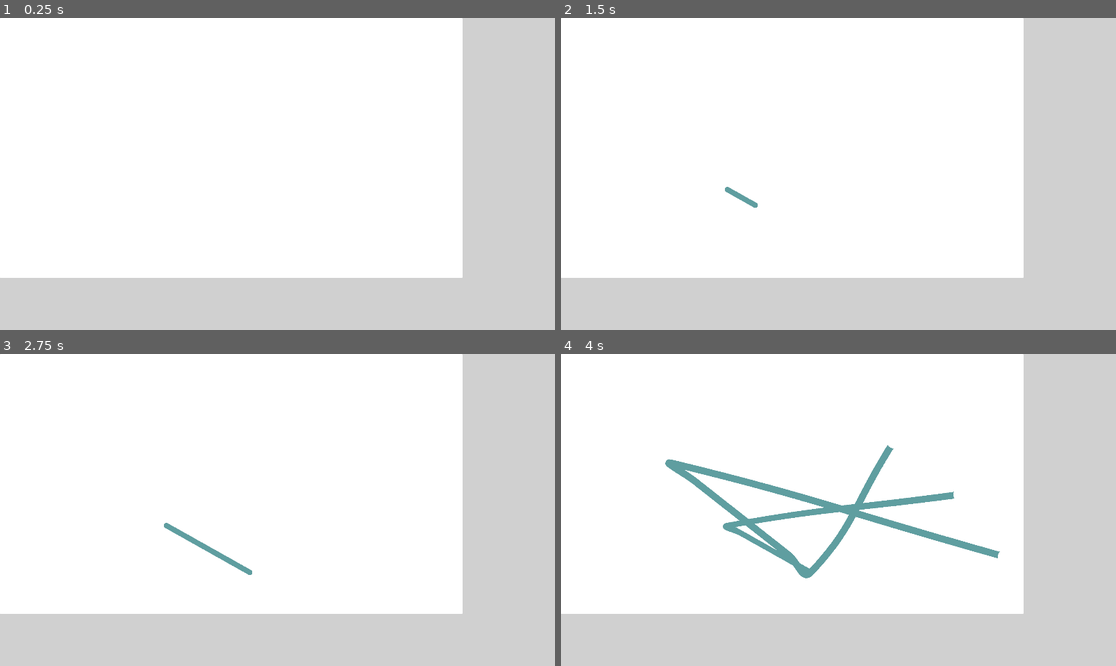
Above: before the commit, frames 1-4 (two rows, left to right).
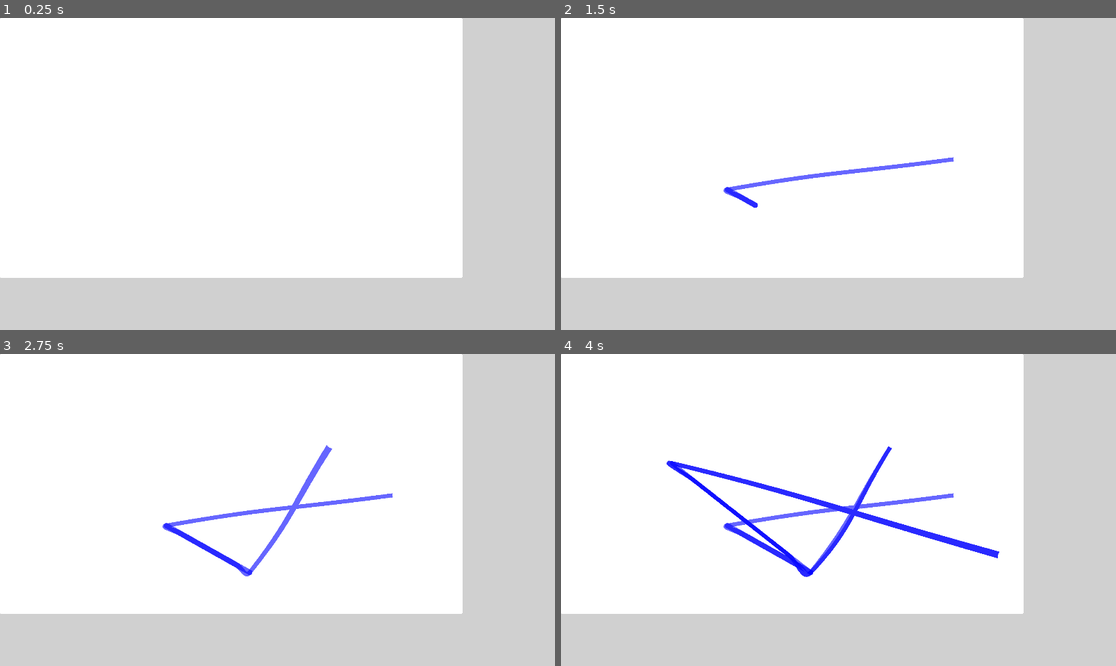
Above: after the commit, the same moments.

Repository: toucam87/FractaDoodle
Game: Godot game, scene res://Scenes/world.tscn
The game is run twice, just before and just after one commit, with the same random seed, the same clock (stepped at 60 frames per second) and the same inputs.
Inputs (mouse positions are in pixels of both pictures, inside the frame that each line leads up to):
- Up to frame 1 (0.25 s): no input
- Up to frame 2 (1.5 s): tap Enter at 0.5 s; move the mouse to (960, 158) at 0.52 s; press the mouse at (960, 158) at 0.53 s; right-click (960, 158) at 0.8 s; release the mouse at (960, 158) at 1.25 s; tap Space at 1.25 s; drag from (727, 189) to (810, 236) at 1.27 s
- Up to frame 3 (2.75 s): tap Enter at 2 s; move the mouse to (333, 441) at 2.02 s; press the mouse at (333, 441) at 2.03 s; right-click (333, 441) at 2.3 s
- Up to frame 4 (4 s): release the mouse at (894, 441) at 2.75 s; tap Space at 2.75 s; drag from (810, 572) to (672, 463) at 2.77 s; tap Enter at 3.5 s; move the mouse to (1005, 556) at 3.52 s; press the mouse at (1005, 556) at 3.53 s; right-click (1005, 556) at 3.8 s

The runs differ from the first frame. In frame 1, less than 0.1% of the frame differs, in the area x 0-84%, y 0-84%; in frame 2, 0.7%; in frame 3, 1.4%; in frame 4, 3.7%.
Error before the commit: Invalid assignment of property or key 'is_painting' with value of type 'bool' on a base object of type 'Nil'. (res://Scenes/Drawing.gd:17)
Error after the commit: Invalid assignment of property or key 'is_painting' with value of type 'bool' on a base object of type 'Nil'. (res://Scenes/Stroke/Drawing.gd:17)

Commit message:
v0.3 complete drawing tool
I completed the drawing tool which varies with velocity, removed all the bugs I could find (still experienced a crash one time but couldn't replicate it, and tried to make it more safe in the draw function), implemented opacity per stroke (by having a subviewport for each stroke), removed the gray outline from eraser (by removing antialiasing form eraser tool) and fixed the not true white issue that was due to a modulate not being at 100%

Diff:
--- a/Scenes/Drawing.gd
+++ b/Scenes/Stroke/Drawing.gd
@@ -1,7 +1,7 @@
 extends Node2D
 
 
-var stroke_packed_scene = preload("res://Scenes/stroke.tscn")
+var stroke_packed_scene = preload("res://Scenes/Stroke/stroke.tscn")
 var new_stroke : Stroke
 
 
@@ -10,7 +10,7 @@
 		new_stroke = stroke_packed_scene.instantiate() as Stroke
 		add_child(new_stroke)
 		new_stroke.name = "stroke "
-		new_stroke.configurate(Color.CADET_BLUE, 12.0, 1.0)
+		new_stroke.configurate(Color.BLUE, 12.0, 0.6)
 
 
 	if event.is_action_released("left click"):
@@ -22,7 +22,7 @@
 		new_stroke = stroke_packed_scene.instantiate() as Stroke
 		add_child(new_stroke)
 		new_stroke.name = "erase stroke "
-		new_stroke.configurate(Color.WHITE, 25.0, 1.0)
+		new_stroke.configurate(Color(1.0, 1.0, 1.0), 25.0, 1.0, false)
 
 
 	if event.is_action_released("right click"):
--- /dev/null
+++ b/Scenes/Stroke/Graphics.gd
@@ -0,0 +1,13 @@
+extends Node2D
+
+
+@onready var stroke: Stroke = $"../../.."
+
+
+
+func _draw() -> void:
+	#drawing circles with varying thicknesses
+	for i in stroke.points_to_draw.size():
+		#things used to get out of bound, I'm adding this as a safeguard
+		if stroke.varying_thicknesses.has(stroke.points_to_draw[i]):
+			draw_circle(stroke.points_to_draw[i], stroke.varying_thicknesses[stroke.points_to_draw[i]], stroke.color)
--- /dev/null
+++ b/Scenes/Stroke/stroke.gd
@@ -0,0 +1,160 @@
+extends Node2D
+class_name Stroke
+
+@onready var graphics: Node2D = $"Stroke Subviewport Container/SubViewport/Graphics"
+@onready var stroke_subviewport_container: SubViewportContainer = $"Stroke Subviewport Container"
+@onready var sub_viewport: SubViewport = $"Stroke Subviewport Container/SubViewport"
+
+
+var control_points : PackedVector2Array
+@export var curve : Curve2D
+var points_to_draw : PackedVector2Array
+var color = Color.BLACK
+var thickness = 2
+#TODO have this opacity have an effect
+var opacity = 1.0
+var is_painting = true
+var varying_thicknesses := {}
+var max_velocity = 500.0
+var min_thickness_percent = 0.6
+
+func _ready() -> void:
+	curve = Curve2D.new()
+
+
+func configurate(_color : Color, _thickness : float, _opacity : float, _antialias : bool = true):
+	thickness = _thickness
+	color = _color
+	opacity = _opacity
+	stroke_subviewport_container.modulate.a = opacity
+	control_points.append(Mouse.mouse_pos)
+	calculate_bezier_curve()
+	if _antialias == false:
+		sub_viewport.set_msaa_2d(0)
+
+
+
+
+func _input(event: InputEvent) -> void:
+	if (Mouse.left_click_pressed or Mouse.right_click_pressed) and is_painting:
+			control_points.append(Mouse.mouse_pos)
+			calculate_bezier_curve()
+			graphics.queue_redraw()
+
+
+#func _draw() -> void:
+	##drawing circles with varying thicknesses
+	#for i in points_to_draw.size():
+		#draw_circle(points_to_draw[i], varying_thicknesses[points_to_draw[i]], color)
+#
+	## drawing just the control points
+	##for i in control_points.size():
+		##draw_circle(control_points[i], varying_thicknesses[control_points[i]], Color.BLACK)
+	#
+
+
+
+#func calculate_bezier_curve():
+	##reinitialize the curve and the thicknesses since this is going to be called every frame when the mouse is moving
+	#curve.clear_points()
+	#varying_thicknesses.clear()
+	##fill in the control points in the curve
+	#for i in control_points.size():
+		#curve.add_point(control_points[i])
+		#print("control point index " + str(i))
+	##initialize the first and last point with the base thickness (in case there are fewer than 3 points total)
+	#varying_thicknesses[control_points[0]] = thickness
+	#varying_thicknesses[control_points[control_points.size() - 1]] = thickness
+	#
+	##in most cases there are more than 3 mouse points:
+	#if curve.point_count > 2:
+		##change the handles of the in between points
+		##to do this, I find the point right before and right after and create a vector between them.
+		##I then set the handle nodes to be proportional to the ratio of how far I am from the previous point and next point.
+		#for i in range(1, curve.point_count - 1):
+			#var from_previous_to_next = curve.get_point_position(i+1) - curve.get_point_position(i-1)
+			#var distance_to_previous = curve.get_point_position(i).distance_to(curve.get_point_position(i-1))
+			#var distance_to_next = curve.get_point_position(i).distance_to(curve.get_point_position(i+1))
+			#var ratio_to_previous = distance_to_previous / ( distance_to_previous + distance_to_next)
+			#var ratio_to_next = distance_to_next / ( distance_to_previous + distance_to_next)
+			#curve.set_point_in(i, - ratio_to_previous * from_previous_to_next / 2.0)
+			#curve.set_point_out(i, ratio_to_next * from_previous_to_next / 2.0)
+			##calculate varying thickness and store value in dictionary
+			#calculate_control_point_thickness(curve.get_point_position(i), distance_to_previous, distance_to_next)
+		##I recalculate the velocity for the first and last point, they don't have to be stuck at the max thickness.
+		#calculate_control_point_thickness(curve.get_point_position(0),
+		 #curve.get_point_position(0).distance_to(curve.get_point_position(1)),
+		 #curve.get_point_position(0).distance_to(curve.get_point_position(1)))
+		#calculate_control_point_thickness(curve.get_point_position(curve.point_count - 1),
+		 #curve.get_point_position(curve.point_count - 1).distance_to(curve.get_point_position(curve.point_count - 2)),
+		 #curve.get_point_position(curve.point_count - 1).distance_to(curve.get_point_position(curve.point_count - 2)))
+	##I linear extrapolate the thicknesses for the baked points in between the control points of the bezier curve
+	#extrapolate_control_points()
+
+#TODO optimize so it doesn't recalculate everything every frame, since it's laggy
+func calculate_bezier_curve():
+	#reinitialize the curve and the thicknesses since this is going to be called every frame when the mouse is moving
+	curve.clear_points()
+	varying_thicknesses.clear()
+	#initialize the bezier curve as the points of the mouse, without bezier in and out points
+	for i in control_points.size():
+		curve.add_point(control_points[i])
+		#print("control point index " + str(i))
+
+	#print("curve has " + str(curve.point_count) + " points")
+	for i in curve.point_count:
+		#first point
+		if i == 0:
+			#print("starting i == 0")
+			#if curve has more than 1 point, we calculate thickness based on distance to second point
+			if curve.point_count > 1:
+				var distance_to_next = curve.get_point_position(i).distance_to(curve.get_point_position(i+1))
+				calculate_control_point_thickness(curve.get_point_position(i), distance_to_next, distance_to_next)
+			#special case where the curve has only one point
+			else : calculate_control_point_thickness(curve.get_point_position(i), 0.0, 0.0)
+		#middle points if there are more than 3 in total, we calculate thickness based on distance to previous and next
+		if i > 0 and i < curve.point_count - 1:
+			#print("middle i == " + str(i))
+			var from_previous_to_next = curve.get_point_position(i+1) - curve.get_point_position(i-1)
+			var distance_to_previous = curve.get_point_position(i).distance_to(curve.get_point_position(i-1))
+			var distance_to_next = curve.get_point_position(i).distance_to(curve.get_point_position(i+1))
+			var ratio_to_previous = distance_to_previous / ( distance_to_previous + distance_to_next)
+			var ratio_to_next = distance_to_next / ( distance_to_previous + distance_to_next)
+			curve.set_point_in(i, - ratio_to_previous * from_previous_to_next / 2.0)
+			curve.set_point_out(i, ratio_to_next * from_previous_to_next / 2.0)
+			calculate_control_point_thickness(curve.get_point_position(i), distance_to_previous, distance_to_next)
+		#last point if there's more than 1
+		if i == curve.point_count - 1 and curve.point_count > 1:
+			#print("last i == " + str(i))
+			var distance_to_previous = curve.get_point_position(i).distance_to(curve.get_point_position(i-1))
+			calculate_control_point_thickness(curve.get_point_position(i),  distance_to_previous, distance_to_previous)
+
+	#this function works as intended before interpolating between the points of the mouse position. everything is in order.
+
+	#points_to_draw = control_points
+	extrapolate_control_points()
+
+
+
+
+func calculate_control_point_thickness(_point : Vector2, _distance_to_previous, _distance_to_next):
+	var new_thickness = thickness * (1 - clamp(_distance_to_previous + _distance_to_next, 0, max_velocity) / max_velocity )
+	#clamping to make sure there's always a minimum thickness and the line doesn't just disappear
+	new_thickness = clamp(new_thickness, thickness * min_thickness_percent, thickness)
+	varying_thicknesses[_point] = new_thickness
+
+
+func extrapolate_control_points():
+	points_to_draw = curve.get_baked_points()
+	if curve.point_count > 1:
+		for i in curve.point_count - 1:
+			#I found out "find" is better than bsearch which returned weird values when the array was small size, not sure why though
+			var index1 = points_to_draw.find(curve.get_point_position(i))
+			var index2 = points_to_draw.find(curve.get_point_position(i+1))
+			#print("i : " + str(i))
+			#print("index1 : " + str(index1))
+			#print("index2 : " + str(index2))
+			for t in range(index1 + 1, index2):
+				varying_thicknesses[points_to_draw[t]] = lerp(varying_thicknesses[points_to_draw[index1]],
+				 varying_thicknesses[points_to_draw[index2]],
+				 1.0 * (t - index1) / (index2 - index1))
--- /dev/null
+++ b/Scenes/Stroke/stroke.tscn
@@ -0,0 +1,26 @@
+[gd_scene load_steps=4 format=3 uid="uid://vl7dhg4nvnlg"]
+
+[ext_resource type="Script" path="res://Scenes/Stroke/stroke.gd" id="1_6iwex"]
+[ext_resource type="Script" path="res://Scenes/Stroke/Graphics.gd" id="2_ykmml"]
+
+[sub_resource type="Curve2D" id="Curve2D_lfl0l"]
+
+[node name="Stroke" type="Node2D"]
+script = ExtResource("1_6iwex")
+curve = SubResource("Curve2D_lfl0l")
+
+[node name="Stroke Subviewport Container" type="SubViewportContainer" parent="."]
+offset_right = 40.0
+offset_bottom = 40.0
+metadata/_edit_use_anchors_ = true
+
+[node name="SubViewport" type="SubViewport" parent="Stroke Subviewport Container"]
+disable_3d = true
+transparent_bg = true
+handle_input_locally = false
+msaa_2d = 3
+size = Vector2i(1600, 900)
+render_target_update_mode = 4
+
+[node name="Graphics" type="Node2D" parent="Stroke Subviewport Container/SubViewport"]
+script = ExtResource("2_ykmml")
--- a/Scenes/main_canvas_layer.tscn
+++ b/Scenes/main_canvas_layer.tscn
@@ -1,7 +1,7 @@
 [gd_scene load_steps=7 format=3 uid="uid://b17nudjh5g4lc"]
 
 [ext_resource type="Theme" uid="uid://c0720y8vgjxxc" path="res://Textures/main canvas theme.tres" id="1_hxnaf"]
-[ext_resource type="Script" path="res://Scenes/Drawing.gd" id="2_1fcsg"]
+[ext_resource type="Script" path="res://Scenes/Stroke/Drawing.gd" id="2_1fcsg"]
 [ext_resource type="PackedScene" uid="uid://df75qk2fhqfsj" path="res://Scenes/Fractal Frame.tscn" id="3_bd6j6"]
 [ext_resource type="PackedScene" uid="uid://dqnqg2q4v6fln" path="res://Scenes/Fractal Frame Controller/fractal_frame_controller.tscn" id="4_bx1k4"]
 
@@ -32,18 +32,6 @@
 mouse_filter = 2
 theme = ExtResource("1_hxnaf")
 
-[node name="SubviewportBackground" type="Panel" parent="."]
-clip_contents = true
-anchors_preset = 4
-anchor_top = 0.5
-anchor_bottom = 0.5
-offset_top = -540.0
-offset_right = 1600.0
-offset_bottom = 360.0
-grow_vertical = 2
-mouse_filter = 2
-theme = SubResource("Theme_o61ju")
-
 [node name="Main Viewport Container (drawing area)" type="SubViewportContainer" parent="."]
 offset_right = 1920.0
 offset_bottom = 1080.0
@@ -52,9 +40,18 @@
 disable_3d = true
 transparent_bg = true
 handle_input_locally = false
-msaa_2d = 3
 size = Vector2i(1600, 900)
 render_target_update_mode = 4
+
+[node name="SubviewportBackground" type="Panel" parent="Main Viewport Container (drawing area)/main viewport"]
+clip_contents = true
+anchors_preset = 15
+anchor_right = 1.0
+anchor_bottom = 1.0
+grow_horizontal = 2
+grow_vertical = 2
+mouse_filter = 2
+theme = SubResource("Theme_o61ju")
 
 [node name="FractalFrame" parent="Main Viewport Container (drawing area)/main viewport" instance=ExtResource("3_bd6j6")]
 visible = false
@@ -72,7 +69,6 @@
 scale = Vector2(0.345, -0.345)
 
 [node name="Drawing" type="Node2D" parent="Main Viewport Container (drawing area)/main viewport"]
-modulate = Color(1, 1, 1, 0.980392)
 z_index = 1
 script = ExtResource("2_1fcsg")
 
--- a/Scenes/stroke.gd
+++ /dev/null
@@ -1,112 +0,0 @@
-extends Node2D
-class_name Stroke
-
-
-var control_points : PackedVector2Array
-@export var curve : Curve2D
-var points_to_draw : PackedVector2Array
-var color = Color.BLACK
-var thickness = 2
-var opacity = 1.0
-var is_painting = true
-var varying_thicknesses := {}
-var max_velocity = 500.0
-var min_thickness_percent = 0.3
-
-func _ready() -> void:
-	curve = Curve2D.new()
-
-
-func configurate(_color : Color, _thickness : float, _opacity : float):
-	thickness = _thickness
-	color = _color
-	opacity = _opacity
-	modulate = Color(Color.WHITE, opacity)
-	control_points.append(Mouse.mouse_pos)
-	calculate_bezier_curve(control_points)
-
-
-func _input(event: InputEvent) -> void:
-	if (Mouse.left_click_pressed or Mouse.right_click_pressed) and is_painting:
-			control_points.append(Mouse.mouse_pos)
-			calculate_bezier_curve(control_points)
-			queue_redraw()
-
-
-func _draw() -> void:
-	#draw_polyline(points_to_draw, color, thickness*2 , true)
-	#TODO try to use line2D with round edges and transitions instead of polyline, might solve my alpha problem too.
-
-	#it makes for a smoother paint experience to draw circles instead of polylines. Somehow I couldn't get the polyline to not look like a bunch of straight lines
-	#with jagged edges and corners. The circles makes it look smooth
-	#for i in points_to_draw.size():
-	#	draw_circle(points_to_draw[i], thickness, color)
-
-	#drawing circles with varying thicknesses
-	for i in points_to_draw.size():
-		draw_circle(points_to_draw[i], varying_thicknesses[points_to_draw[i]], color)
-
-	# drawing just the control points
-	#for i in control_points.size():
-	#	draw_circle(control_points[i], varying_thicknesses[control_points[i]], Color.BLACK)
-
-	pass
-
-
-
-func calculate_bezier_curve(_points : PackedVector2Array):
-	#reinitialize the curve and the thicknesses since this is going to be called every frame when the mouse is moving
-	curve.clear_points()
-	varying_thicknesses.clear()
-	#fill in the control points in the curve
-	for i in control_points.size():
-		curve.add_point(control_points[i])
-		print("control point index " + str(i))
-	#initialize the first and last point with the base thickness (in case there are fewer than 3 points total)
-	varying_thicknesses[control_points[0]] = thickness
-	varying_thicknesses[control_points[control_points.size() - 1]] = thickness
-
-	#in most cases there are more than 3 mouse points:
-	if curve.point_count > 2:
-		#change the handles of the in between points
-		#to do this, I find the point right before and right after and create a vector between them.
-		#I then set the handle nodes to be proportional to the ratio of how far I am from the previous point and next point.
-		for i in range(1, curve.point_count - 1):
-			var from_previous_to_next = curve.get_point_position(i+1) - curve.get_point_position(i-1)
-			var distance_to_previous = curve.get_point_position(i).distance_to(curve.get_point_position(i-1))
-			var distance_to_next = curve.get_point_position(i).distance_to(curve.get_point_position(i+1))
-			var ratio_to_previous = distance_to_previous / ( distance_to_previous + distance_to_next)
-			var ratio_to_next = distance_to_next / ( distance_to_previous + distance_to_next)
-			curve.set_point_in(i, - ratio_to_previous * from_previous_to_next / 2.0)
-			curve.set_point_out(i, ratio_to_next * from_previous_to_next / 2.0)
-			#calculate varying thickness and store value in dictionary
-			calculate_control_point_thickness(curve.get_point_position(i), distance_to_previous, distance_to_next)
-		#I recalculate the velocity for the first and last point, they don't have to be stuck at the max thickness.
-		calculate_control_point_thickness(curve.get_point_position(0),
-		 curve.get_point_position(0).distance_to(curve.get_point_position(1)),
-		 curve.get_point_position(0).distance_to(curve.get_point_position(1)))
-		calculate_control_point_thickness(curve.get_point_position(curve.point_count - 1),
-		 curve.get_point_position(curve.point_count - 1).distance_to(curve.get_point_position(curve.point_count - 2)),
-		 curve.get_point_position(curve.point_count - 1).distance_to(curve.get_point_position(curve.point_count - 2)))
-	#I linear extrapolate the thicknesses for the baked points in between the control points of the bezier curve
-	extrapolate_control_points()
-
-
-func calculate_control_point_thickness(_point : Vector2, _distance_to_previous, _distance_to_next):
-	var new_thickness = thickness * (1 - clamp(_distance_to_previous + _distance_to_next, 0, max_velocity) / max_velocity )
-	#clamping to make sure there's always a minimum thickness and the line doesn't just disappear
-	new_thickness = clamp(new_thickness, thickness * min_thickness_percent, thickness)
-	varying_thicknesses[_point] = new_thickness
-
-#FIXME so many error messages. there are problems with bounds. pretty sure it comes from this function sometimes not extrapolating right before the end.
-func extrapolate_control_points():
-	points_to_draw = curve.get_baked_points()
-	for i in curve.point_count - 1:
-		var index1 = points_to_draw.bsearch(curve.get_point_position(i))
-		var index2 = points_to_draw.bsearch(curve.get_point_position(i+1))
-		print(index1)
-		print(index2)
-		for t in range(index1 + 1, index2):
-			varying_thicknesses[points_to_draw[t]] = lerp(varying_thicknesses[points_to_draw[index1]],
-			 varying_thicknesses[points_to_draw[index2]],
-			 1.0 * (t - index1) / (index2 - index1))
--- a/Scenes/stroke.tscn
+++ /dev/null
@@ -1,11 +0,0 @@
-[gd_scene load_steps=3 format=3 uid="uid://vl7dhg4nvnlg"]
-
-[ext_resource type="Script" path="res://Scenes/stroke.gd" id="1_yxoh2"]
-
-[sub_resource type="Curve2D" id="Curve2D_lfl0l"]
-
-[node name="Stroke" type="Node2D"]
-script = ExtResource("1_yxoh2")
-curve = SubResource("Curve2D_lfl0l")
-
-[node name="Line2D" type="Line2D" parent="."]
--- /dev/null
+++ b/Textures/transparency.gdshader
@@ -0,0 +1,18 @@
+shader_type canvas_item;
+
+uniform float alpha : hint_range(0.0, 1.0) = 1.0;
+
+void fragment() {
+	vec4 new_color = texture(TEXTURE, FRAGCOORD);
+    //color.a = alpha;
+    COLOR = new_color;
+}
+
+void vertex() {
+	// Called for every vertex the material is visible on.
+}
+
+//void light() {
+	// Called for every pixel for every light affecting the CanvasItem.
+	// Uncomment to replace the default light processing function with this one.
+//}
Not shown, added: Scenes/strC55C.tmp
